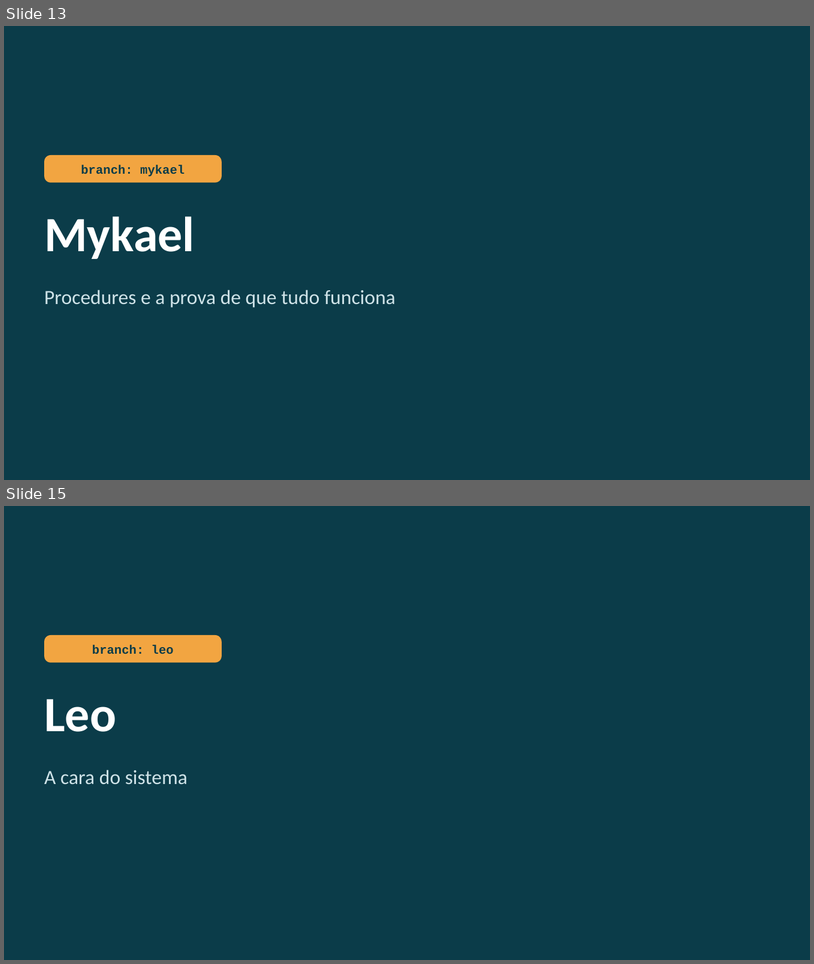
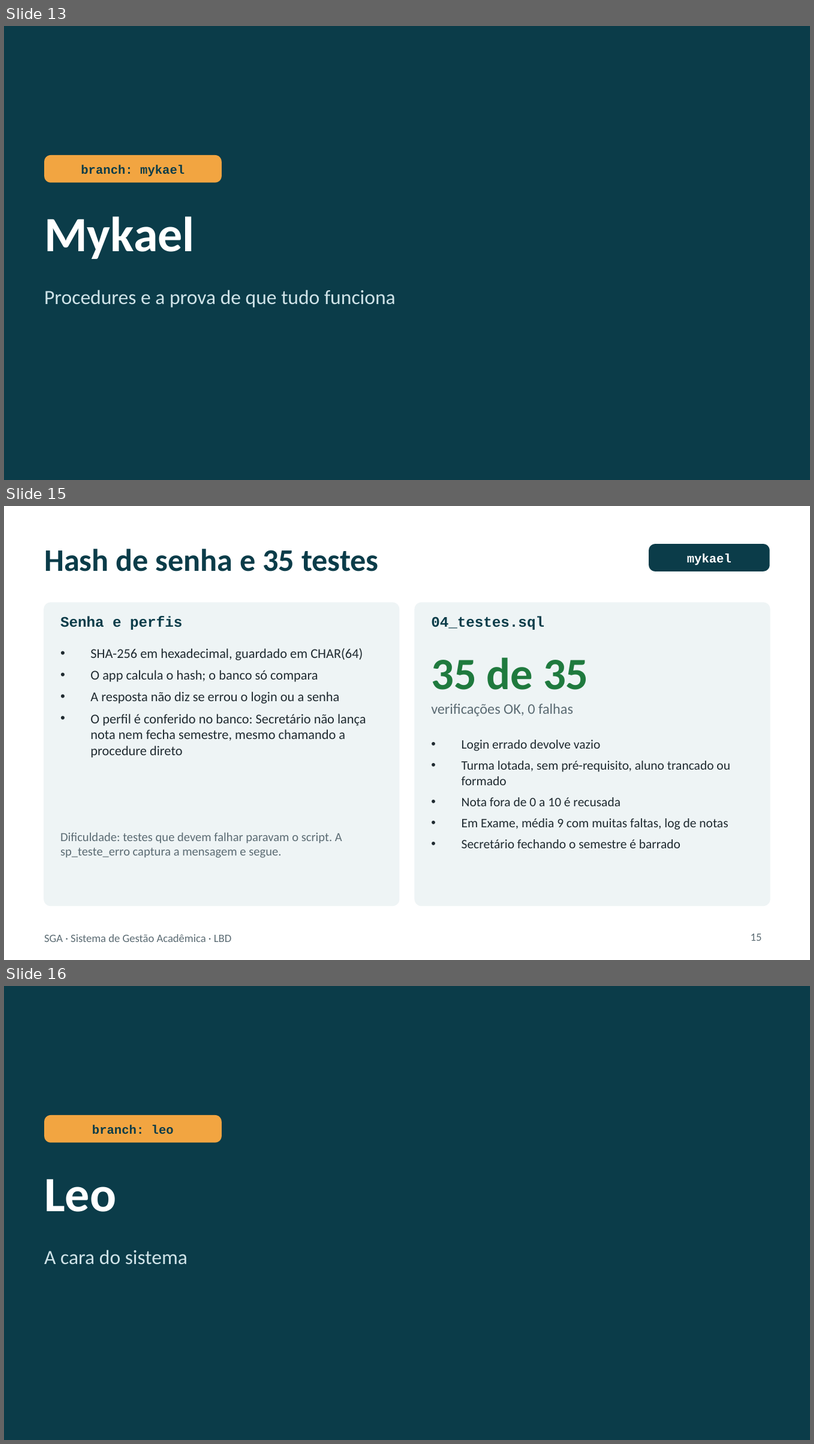
Before and after one commit to Diego-sfrr/AtividadeAvaliativaPOO, a slide deck: apresentacao/SGA_apresentacao.pptx. Shown one above the other, each under a label of ours: slides 13 and 15 before the commit, slides 13, 15 and 16 after it; the slides between them are not shown. The pictures are 814x964 and 814x1444 pixels, drawn with LibreOffice and Linux fonts; fonts in the diff are those of the drawing. Boxes give left, top, right and bottom in pixels: in the first picture for what was removed or moved away, otherwise in the second. Text is boxed around its words. In the diff, an @@ line names an element or a change of style, - is before the commit and + after.

```diff
--- a/apresentacao/SGA_apresentacao.pptx
+++ b/apresentacao/SGA_apresentacao.pptx
@@ slide 15 added at (4,506,810,960), background #FFFFFF @@
@@ text added at (44,549,379,571), 28 pt, text #0B3C49, bold @@
+Hash de senha e 35 testes
@@ rounded rectangle added at (649,544,770,571), fill #0B3C49, 11 pt, text #FFFFFF, bold @@
+mykael
@@ rounded rectangle added at (44,603,399,905), fill #EEF4F5, outline #EEF4F5 1 pt @@
@@ rounded rectangle added at (415,603,770,905), fill #EEF4F5, outline #EEF4F5 1 pt @@
@@ text added at (60,616,182,630), 13 pt, text #0B3C49, bold @@
+Senha e perfis
@@ text added at (431,616,545,630), 13 pt, text #0B3C49, bold @@
+04_testes.sql
@@ text added at (90,648,366,757), 12 pt, text #1F2A30 @@
+• SHA-256 em hexadecimal, guardado em CHAR(64)
+• O app calcula o hash; o banco só compara
+• A resposta não diz se errou o login ou a senha
+• O perfil é conferido no banco: Secretário não lança nota nem fecha semestre, mesmo chamando a procedure direto
@@ text added at (431,657,589,690), 40 pt, text #1F7A3E, bold @@
+35 de 35
@@ text added at (431,703,573,716), 13 pt, text #5B6B73 @@
+verificações OK, 0 falhas
@@ text added at (462,739,731,848), 11.5 pt, text #1F2A30 @@
+• Login errado devolve vazio
+• Turma lotada, sem pré-requisito, aluno trancado ou formado
+• Nota fora de 0 a 10 é recusada
+• Em Exame, média 9 com muitas faltas, log de notas
+• Secretário fechando o semestre é barrado
@@ text added at (60,832,342,858), 11 pt, text #5B6B73 @@
+Dificuldade: testes que devem falhar paravam o script. A sp_teste_erro captura a mensagem e segue.
@@ text added at (44,934,231,942), 10 pt, text #5B6B73 @@
+SGA · Sistema de Gestão Acadêmica · LBD
@@ page number added at (751,933,762,940), 10 pt, text #5B6B73 @@
+15
@@ what was slide 15 is now slide 16 @@
```
Also in this commit, not shown: 10 slides changed, 4 other slides added, 2 slides removed, 4 other files.
